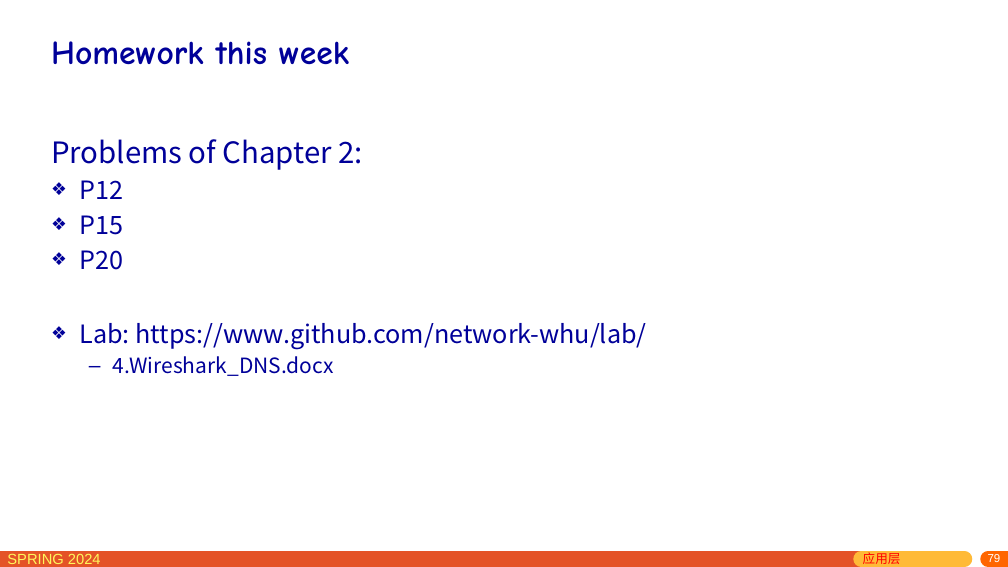
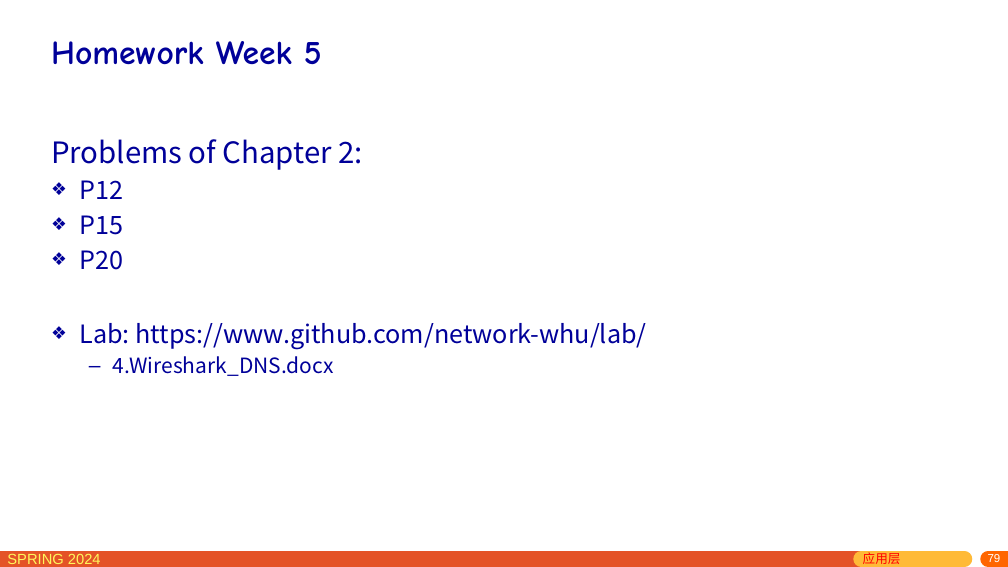
Before and after one commit to network-whu/slides, a slide deck: slide 79 of pptx/chapter2.pptx. Drawn at 1008x567 pixels with LibreOffice and Linux fonts; fonts in the diff are those of the drawing. Boxes give left, top, right and bottom in pixels: in the first picture for what was removed or moved away, otherwise in the second. Text is boxed around its words. In the diff, an @@ line names an element or a change of style, - is before the commit and + after.

Commit message:
week 5

```diff
--- a/pptx/chapter2.pptx
+++ b/pptx/chapter2.pptx
@@ title at box(51, 41, 322, 65): text changed @@
-Homework this week
+Homework Week 5
```
Also in this commit, not shown: 8 other slides changed, 2 slides removed.
